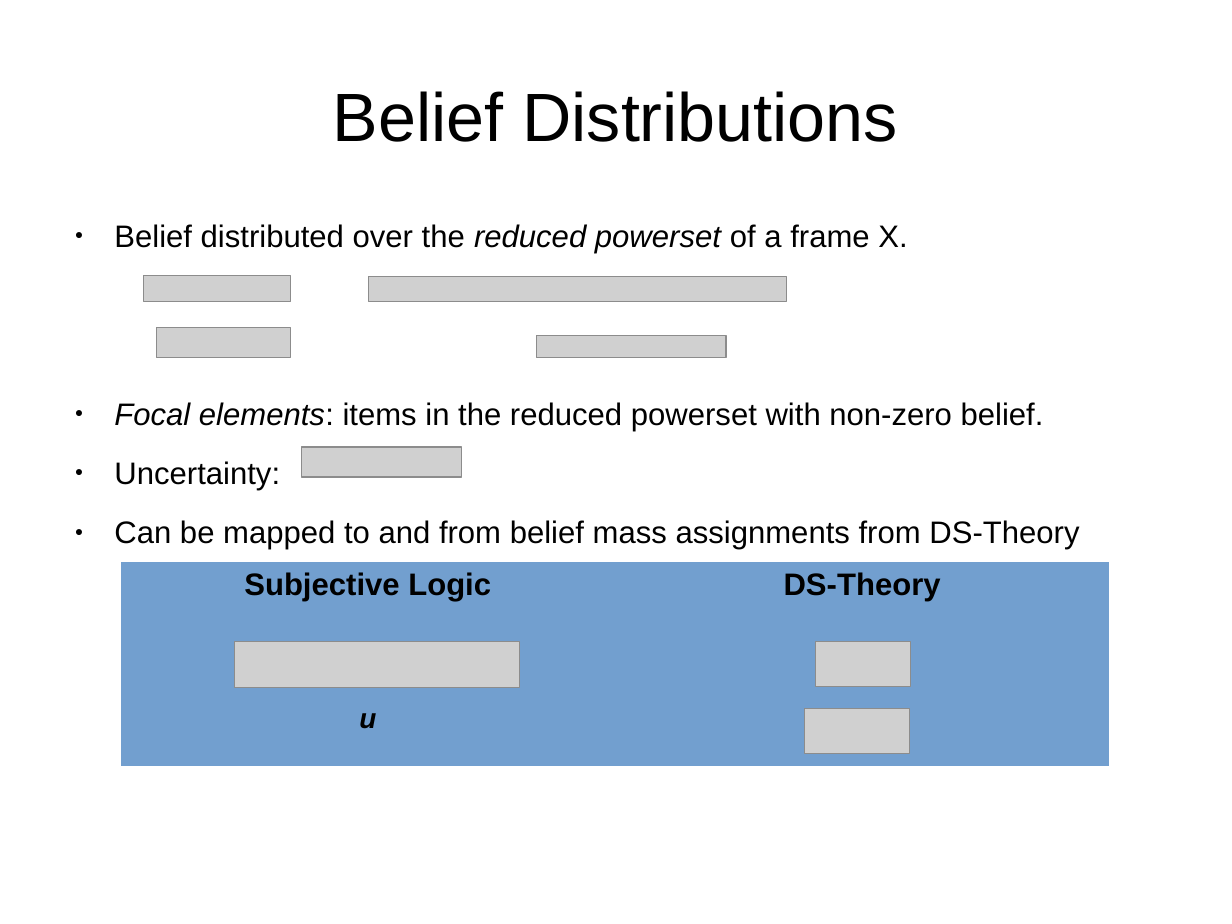
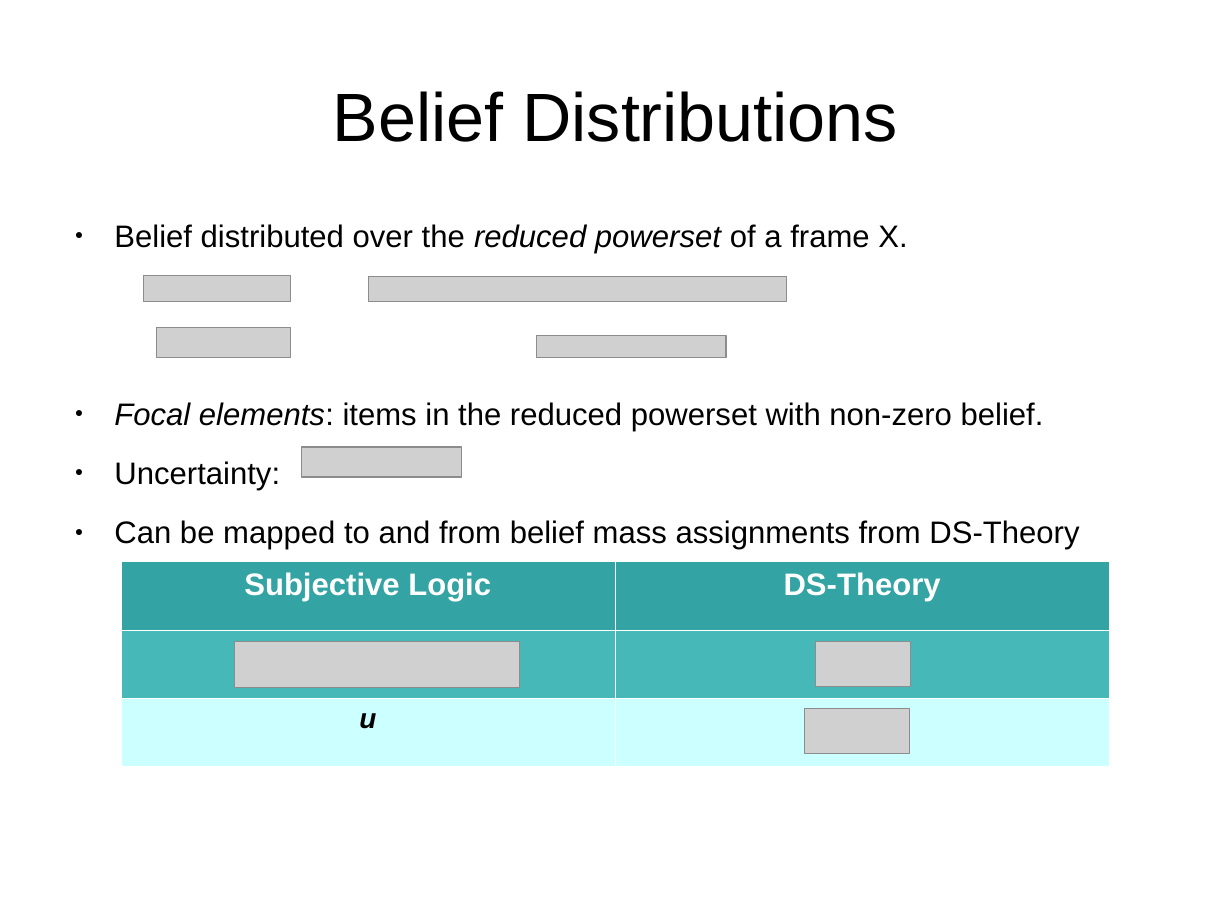
Before and after one commit to bstamour/SLHS, a slide deck: slide 13 of docs/proposal-from-bob.odp. Drawn at 1232x924 pixels with LibreOffice and Linux fonts; fonts in the diff are those of the drawing; grey boxes stand for pictures. Boxes give left, top, right and bottom in pixels: in the first picture for what was removed or moved away, otherwise in the second. Text is boxed around its words. In the diff, an @@ line names an element or a change of style, - is before the commit and + after.

Commit message:
monads. coloured the tables nicely.

```diff
--- a/docs/proposal-from-bob.odp
+++ b/docs/proposal-from-bob.odp
@@ table at bbox=[121, 561, 1109, 766] @@
@@ fill #729FCF to #33A3A3 in row 1 @@
@@ fill #729FCF to #47B8B8 in row 2 @@
@@ fill #729FCF to #CCFFFF in row 3 @@
@@ text colour #000000 to #FFFFFF @@
@@ borders changed @@
```
Also in this commit, not shown: 6 other slides changed, 1 slide added, 2 slides removed.
